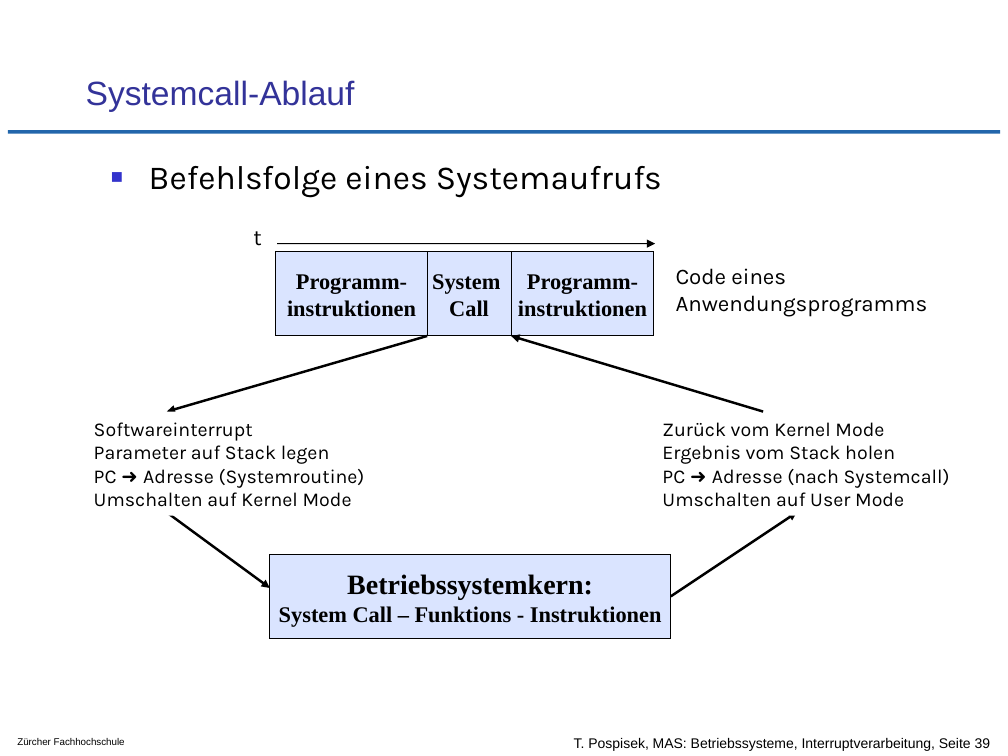
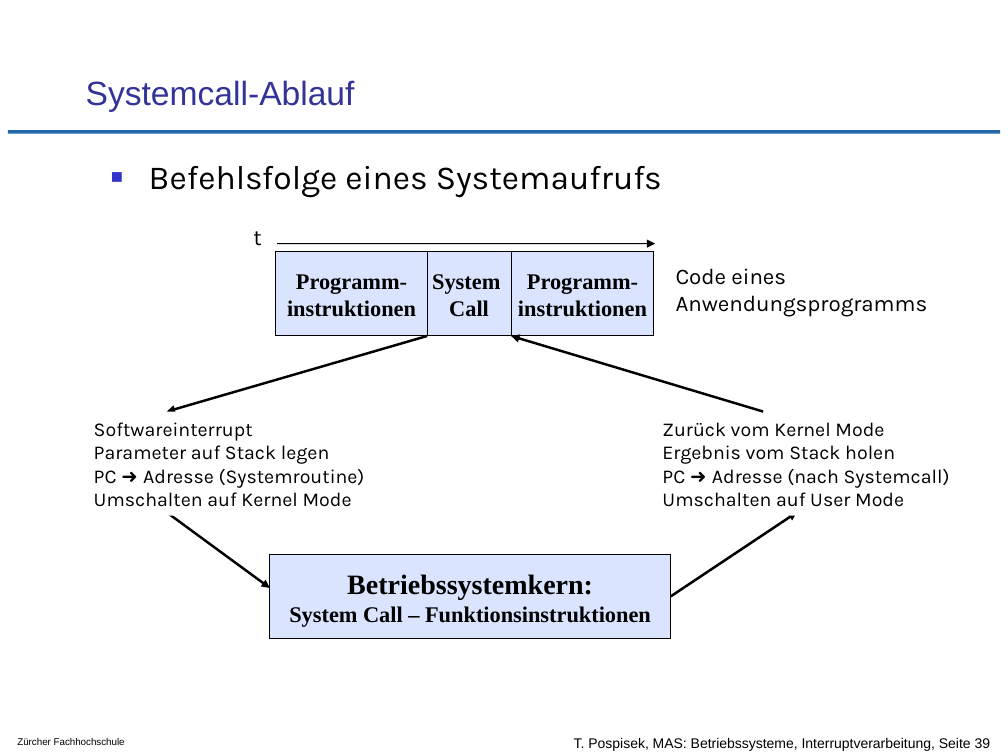
Before and after one commit to tpo/betriebssysteme, a slide deck: slide 39 of 04-3_Interruptverarbeitung_in_Betriebssystemen.odp. Drawn at 1008x756 pixels with LibreOffice and Linux fonts; fonts in the diff are those of the drawing; background and template pictures are left out. Boxes give left, top, right and bottom in pixels: in the first picture for what was removed or moved away, otherwise in the second. Text is boxed around its words. In the diff, an @@ line names an element or a change of style, - is before the commit and + after.

Commit message:
Bezeichnung anders geschrieben

```diff
--- a/04-3_Interruptverarbeitung_in_Betriebssystemen.odp
+++ b/04-3_Interruptverarbeitung_in_Betriebssystemen.odp
@@ text in rectangle at bbox=[289, 574, 651, 627]: text changed @@
-Betriebssystemkern:
-System Call – Funktions - Instruktionen
+Betriebssystemkern:
+System Call – Funktionsinstruktionen
```
